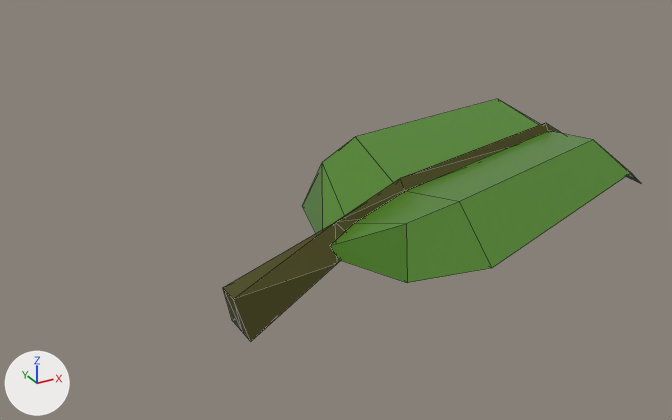
The FBX model Plant_Lab_Demo/Assets/Models/leaf.fbx: old version first, new version second.
Camera for both pictures: a 50 mm camera at (-2.84, -6.98, 4.37) aimed at (1.82, 1.49, 0.14). The lights are fixed; the arrows at lower left show +X, +Y and +Z. The older version comes first. Mesh edges are drawn as thin lines. Vertices at exactly the same position are counted once.
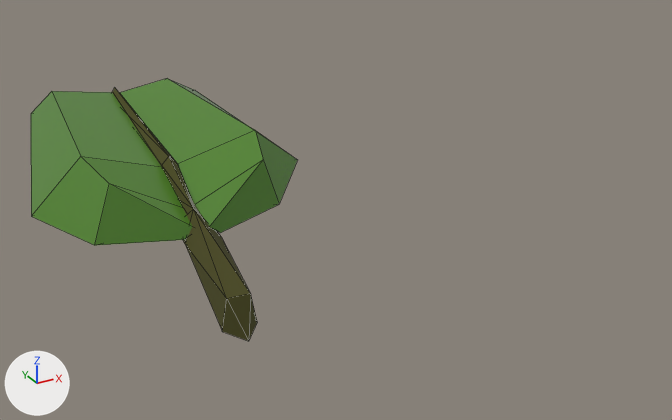
Pixel boxes [x1, y1, x2, y2] of what changed, in the pictures (672 x 420 px; the box of a moved part takes in the faces that stretch with it):
```json
{"object": "Cube.001", "change": "reshaped", "before": [223, 99, 640, 342], "after": [31, 79, 297, 341], "on screen": "36% narrower, 8% taller"}
{"part": 1, "of": "me_cube_001", "change": "moved or reshaped", "before": [302, 99, 640, 283], "after": [31, 79, 297, 245]}
{"part": 2, "of": "me_cube_001", "change": "moved or reshaped", "before": [223, 123, 640, 342], "after": [112, 88, 257, 341]}
```

The change, as JSON lines over the scene's bpy script:
```json
{"block": "me_cube_001", "where": "# used by ob_cube_001; location = (-0.027, 0.045, 0.012)"}
{"op": "remove", "block": "me_cube_001", "code": "me_cube_001.from_pydata(...)  # 54 vertices, 72 faces; spans x -0.07..5.01, y -1.47..1.44, z -0.17..1.38"}
{"op": "add", "block": "me_cube_001", "code": "me_cube_001.from_pydata(...)  # 54 vertices, 72 faces; spans x -1.42..1.48, y -0.21..4.91, z -0.16..1.38"}
{"block": "me_cube_001", "change": "me_cube_001 part 1: the loose piece of 29 vertices spanning x 0.93..5.01, y -1.47..1.44, z 0.36..1.38 is turned 90 degrees about the z axis through its middle, then moved by (-2.94, 2.89, 0.0)"}
{"block": "me_cube_001", "change": "me_cube_001 part 2: 25 of 54 vertices moved; they spanned x -0.07..5.01, y -0.22..0.21, z -0.17..1.31 and now span x -0.16..0.23, y -0.21..4.91, z -0.16..1.31; mean shift (-1.77, 1.7, 0.01); largest move (5.01, -0.04, 0.37) -> (0.06, 4.91, 0.37)"}
```
